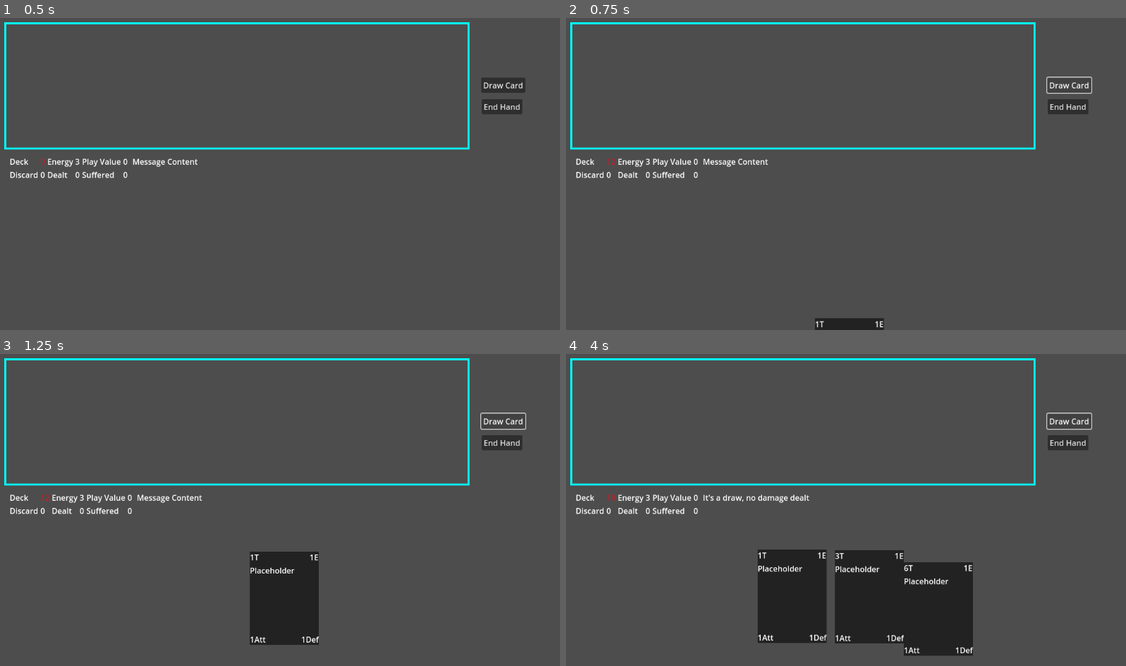
Above: before the commit, frames 1-4 (two rows, left to right).
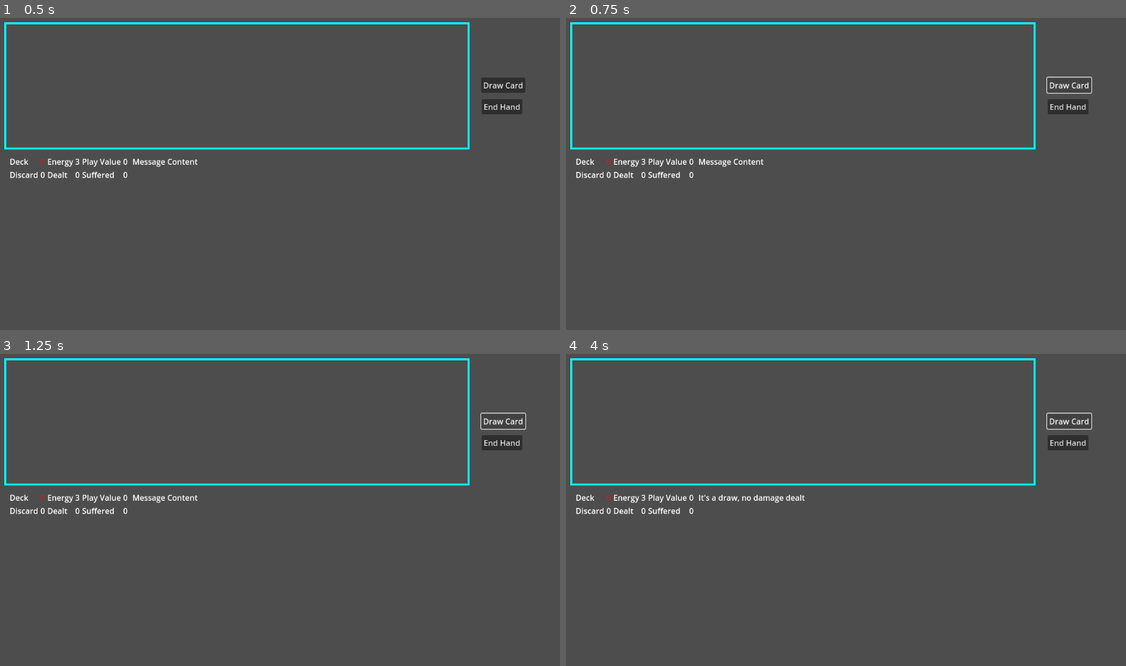
Above: after the commit, the same moments.

Repository: TicklesTheBrain/CardBuilder
Game: Godot game, scene res://game.tscn
Same seed, same stepped clock (60 frames per second), same inputs: the game is played once before the commit and once after it.
Inputs:
- Up to frame 1 (0.5 s): no input
- Up to frame 2 (0.75 s): click "Draw Card" at 0.5 s
- Up to frame 3 (1.25 s): no input
- Up to frame 4 (4 s): click "End Hand" at 1.25 s; click "Draw Card" at 2 s; click "End Hand" at 2.75 s; click "Draw Card" at 3.5 s

Frame 1 is identical in both runs. In frame 2, 1.0% of the frame differs, in the area x 7-57%, y 45-100%; in frame 3, 4.2%; in frame 4, 11%, in the area x 7-73%, y 45-97%.
Error after the commit: Cannot call method 'duplicate' on a null value. (res://cardAbstractions/deckManager.gd:10)

Commit message:
middle of refactor

Diff:
--- a/cardAbstractions/cardContainer.gd
+++ b/cardAbstractions/cardContainer.gd
@@ -7,6 +7,7 @@
 @export var feedContainer: CardContainer
 @export var cardsNeedDisplays: bool
 @export var addTriggerType: PlayEffect.triggerType
+@export var modifiers: Array[ContainerModifier]
 
 signal cardAdded(card: CardData)
 signal cardRemoved(card: CardData)
@@ -21,6 +22,7 @@
 func addCard(cardToAdd: CardData) -> bool:
 	if not checkFull():
 		cards.push_back(cardToAdd)
+		cardToAdd.container = self
 		cardToAdd.triggerEffect(addTriggerType)
 		cardAdded.emit(cardToAdd)
 		return true
@@ -59,3 +61,10 @@
 	var cardToDraw = getTop()
 	removeCard(cardToDraw)
 	return cardToDraw
+
+func applyModifiers(type: CardParam.ParamType, card: CardData, value: int, ctxt: GameStateContext):
+	var currValue = value
+	for modifier in modifiers:
+		if modifier.type == type:
+			modifier.calculate(ctxt, currValue, card)
+	return currValue
--- a/cardAbstractions/cardData.gd
+++ b/cardAbstractions/cardData.gd
@@ -2,38 +2,34 @@
 class_name CardData
 
 @export var cardTitle: String
-@export var value: int
+@export var value: CardParam
 @export var type: String
-@export var cost: int
+@export var cost: CardParam
 @export var cardText: String
 @export var stats: StatData
 
 @export var onPlayEffects: Array[PlayEffect] = []
-@export var modifiers: Array[CardModifier] = []
 
+var container: CardContainer
 var context: GameStateContext
 
 func getValue():
-    return value
+	return value
 
 func getCost():
-    var returnCost = cost
-    updateContext()
-    for modifier in modifiers:
-        if is_instance_of(modifier, CostModifier):
-            context.modifiableValue = returnCost
-            returnCost = modifier.calculateCost(context)
+	updateContext()
+	return cost.getValue(context, self)
 
 func receiveContext(ctxt: GameStateContext):
-    context = ctxt
+	context = ctxt
 
 func updateContext():
-    Events.requestContext.emit(self)
+	Events.requestContext.emit(self)
 
 func triggerEffect(typeToTrigger: PlayEffect.triggerType):
-    match typeToTrigger:
-        PlayEffect.triggerType.PLAY:
-            for ef in onPlayEffects:
-                updateContext()
-                context.actingCard = self
-                ef.trigger(context)
+	match typeToTrigger:
+		PlayEffect.triggerType.PLAY:
+			for ef in onPlayEffects:
+				updateContext()
+				context.actingCard = self
+				ef.trigger(context)
--- a/cardAbstractions/cardModifier.gd
+++ /dev/null
@@ -1,6 +0,0 @@
-extends Resource
-class_name CardModifier
-var active: bool = true
-
-func makeInactive():
-    active = false
--- /dev/null
+++ b/cardAbstractions/cardParam.gd
@@ -0,0 +1,11 @@
+extends Resource
+class_name CardParam
+
+enum ParamType {COST, VALUE}
+
+@export var ogValue: int = 0
+@export var type: ParamType
+
+func getValue(ctxt: GameStateContext, card: CardData):
+    var containerModified = card.container.applyModifiers(type, card, ogValue, ctxt)
+    return containerModified
--- /dev/null
+++ b/cardAbstractions/containerModifier.gd
@@ -0,0 +1,27 @@
+extends Resource
+class_name ContainerModifier
+
+@export var inEffect: bool = true
+
+var active: bool:
+    get:
+        if inEffect:
+            var deactivators = timingChecks.filter(func(check): return check.type == TimingCheck.CheckType.DEACTIVATOR)
+            return not deactivators.any(func(deac): return deac.turnOff == true)
+        else:
+            var activators = timingChecks.filter(func(check): return check.type == TimingCheck.CheckType.ACTIVATOR)
+            if activators.any(func(act): return act.turnOn == true):
+                inEffect = true
+                return true
+            return false
+
+var cleanMeUp: bool:
+    get:
+        if not inEffect:
+            return false
+        else:
+            if not active:
+                return true
+            return false
+
+@export var timingChecks: Array[TimingCheck] = []
--- a/cardAbstractions/costModifier.gd
+++ /dev/null
@@ -1,17 +0,0 @@
-extends CardModifier
-class_name CostModifier
-
-@export var capAtZero: bool = true
-
-func calculateCost(ctxt: GameStateContext) -> int:
-    if not active:
-        return ctxt.modifiableValue
-    var cost = calculateCost(ctxt)
-    if capAtZero:
-        return max(cost, 0)
-    else:
-        return cost
-
-func calculateCostSpecific(ctxt: GameStateContext) -> int:
-    print("this is a generic calculate cost function that was not overriden")
-    return ctxt.modifiableValue
--- a/cardAbstractions/deckManager.gd
+++ b/cardAbstractions/deckManager.gd
@@ -7,10 +7,10 @@
 	for empty in emptyCardArray:
 		for i in range(empty.amount):
 			var newCard = CardData.new()
-			newCard.value = empty.value
+			newCard.value = empty.value.duplicate()
 			newCard.type = empty.type
 			newCard.cardText = "Placeholder"
-			newCard.cost = empty.cost
+			newCard.cost = empty.cost.duplicate()
 			newCard.stats = StatData.new()
 			newCard.stats.attack = randi_range(1,2)
 			newCard.stats.defence = randi_range(0,1)
--- a/cardAbstractions/modifierCostFixed.gd
+++ b/cardAbstractions/modifierCostFixed.gd
@@ -1,8 +1,7 @@
-extends CostModifier
-class_name ModifierCostFixed
+extends ParamModifier
+class_name ModifierFixedChange
 
-@export var costShift: int = -1
+@export var shift: int = -1
 
-
-func calculateCost(ctxt: GameStateContext):
-    return ctxt.modifiableValue + costShift
+func calculateSpecific(_ctxt: GameStateContext, currValue: int, _card: CardData):
+    return currValue + shift
--- /dev/null
+++ b/cardAbstractions/paramModifier.gd
@@ -0,0 +1,18 @@
+extends ContainerModifier
+class_name ParamModifier
+
+@export var type: CardParam.ParamType
+@export var capAtZero: bool = true
+
+func calculate(ctxt: GameStateContext, currValue: int, card: CardData) -> int:
+    if not active:
+        return currValue
+    var cost = calculateSpecific(ctxt, currValue, card)
+    if capAtZero:
+        return max(cost, 0)
+    else:
+        return cost
+
+func calculateSpecific(_ctxt: GameStateContext, currValue: int, _card: CardData) -> int:
+    print("this is a generic calculate cost function that was not overriden")
+    return currValue
--- /dev/null
+++ b/cardAbstractions/timingCheck.gd
@@ -0,0 +1,37 @@
+extends Resource
+class_name TimingCheck
+
+enum CheckType {ACTIVATOR, DEACTIVATOR}
+
+var type: CheckType
+var turnOn: bool = false
+var turnOff: bool = false
+var counter: int = -1
+
+var excludeCard: CardData
+var containerSubject: CardContainer
+
+func decreaseCounter():
+	counter -= 1
+	if counter == 0:
+		match type:
+			CheckType.ACTIVATOR:
+				turnOn = true
+			CheckType.DEACTIVATOR:
+				turnOff = true
+
+func counterDecreaseOnCardPlayed(container: CardContainer, card: CardData):
+	if container != containerSubject:
+		return
+	if excludeCard and card == excludeCard:
+		return
+	decreaseCounter()
+
+func connectCardPlayed():
+	Events.cardAdded.connect(counterDecreaseOnCardPlayed)
+
+func connectTurnEnd():
+	Events.playerTurnEnd.connect(decreaseCounter)
+
+func connectTurnStart():
+	Events.playerTurnStart.connect(decreaseCounter)
--- a/events.gd
+++ b/events.gd
@@ -1,5 +1,7 @@
 extends Node
 
 signal requestContext(requestingObject)
-signal cardMoved(from: CardContainer, to: CardContainer, card: CardData)
+signal cardAdded(to: CardContainer, card: CardData)
+signal playerTurnStart()
+signal playerTurnEnd()
 signal newCardDisplayRequested(card: CardData)
--- a/game.gd
+++ b/game.gd
@@ -87,10 +87,10 @@
 	if playAreaManager.checkFull():
 		return
 
-	if card.cost > energy.amount:
+	if card.getCost() > energy.amount:
 		return
 
-	energy.amount -= card.cost
+	energy.amount -= card.getCost()
 
 	playAreaManager.addCard(card)
 	handManager.removeCard(card)
--- a/game.tscn
+++ b/game.tscn
@@ -28,7 +28,7 @@
 cost = 1
 cardText = ""
 onPlayEffects = Array[Resource("res://cardEffects/playEffect.gd")]([SubResource("Resource_0hun0")])
-modifiers = Array[Resource("res://cardAbstractions/cardModifier.gd")]([])
+
 
 [sub_resource type="Resource" id="Resource_gyifl"]
 script = ExtResource("4_eueqm")
@@ -45,7 +45,7 @@
 cost = 1
 cardText = ""
 onPlayEffects = Array[Resource("res://cardEffects/playEffect.gd")]([SubResource("Resource_gyifl")])
-modifiers = Array[Resource("res://cardAbstractions/cardModifier.gd")]([])
+
 
 [sub_resource type="Resource" id="Resource_55yta"]
 script = ExtResource("4_eueqm")
@@ -62,7 +62,7 @@
 cost = 1
 cardText = ""
 onPlayEffects = Array[Resource("res://cardEffects/playEffect.gd")]([SubResource("Resource_55yta")])
-modifiers = Array[Resource("res://cardAbstractions/cardModifier.gd")]([])
+
 
 [sub_resource type="Resource" id="Resource_6qdfj"]
 script = ExtResource("4_eueqm")
@@ -79,7 +79,7 @@
 cost = 1
 cardText = ""
 onPlayEffects = Array[Resource("res://cardEffects/playEffect.gd")]([SubResource("Resource_6qdfj")])
-modifiers = Array[Resource("res://cardAbstractions/cardModifier.gd")]([])
+
 
 [sub_resource type="Resource" id="Resource_ientq"]
 script = ExtResource("4_eueqm")
@@ -96,7 +96,7 @@
 cost = 1
 cardText = ""
 onPlayEffects = Array[Resource("res://cardEffects/playEffect.gd")]([SubResource("Resource_ientq")])
-modifiers = Array[Resource("res://cardAbstractions/cardModifier.gd")]([])
+
 
 [sub_resource type="Resource" id="Resource_lv74b"]
 script = ExtResource("4_eueqm")
@@ -113,7 +113,7 @@
 cost = 1
 cardText = ""
 onPlayEffects = Array[Resource("res://cardEffects/playEffect.gd")]([SubResource("Resource_lv74b")])
-modifiers = Array[Resource("res://cardAbstractions/cardModifier.gd")]([])
+
 
 [sub_resource type="Resource" id="Resource_vh0jh"]
 script = ExtResource("5_fj00f")
@@ -124,7 +124,7 @@
 cost = 1
 cardText = ""
 onPlayEffects = Array[Resource("res://cardEffects/playEffect.gd")]([])
-modifiers = Array[Resource("res://cardAbstractions/cardModifier.gd")]([])
+
 
 [sub_resource type="Resource" id="Resource_3f51c"]
 script = ExtResource("5_fj00f")
@@ -135,7 +135,7 @@
 cost = 1
 cardText = ""
 onPlayEffects = Array[Resource("res://cardEffects/playEffect.gd")]([])
-modifiers = Array[Resource("res://cardAbstractions/cardModifier.gd")]([])
+
 
 [sub_resource type="Resource" id="Resource_o8fa0"]
 script = ExtResource("5_fj00f")
@@ -146,7 +146,7 @@
 cost = 1
 cardText = ""
 onPlayEffects = Array[Resource("res://cardEffects/playEffect.gd")]([])
-modifiers = Array[Resource("res://cardAbstractions/cardModifier.gd")]([])
+
 
 [sub_resource type="Resource" id="Resource_8srd1"]
 script = ExtResource("5_fj00f")
@@ -157,7 +157,7 @@
 cost = 1
 cardText = ""
 onPlayEffects = Array[Resource("res://cardEffects/playEffect.gd")]([])
-modifiers = Array[Resource("res://cardAbstractions/cardModifier.gd")]([])
+
 
 [sub_resource type="RectangleShape2D" id="RectangleShape2D_625ey"]
 size = Vector2(947, 256.5)
--- a/project.godot
+++ b/project.godot
@@ -18,6 +18,7 @@
 [autoload]
 
 Events="*res://events.gd"
+TcFactory="*res://tc_factory.gd"
 
 [rendering]
 
--- /dev/null
+++ b/tc_factory.gd
@@ -0,0 +1,19 @@
+extends Node
+
+enum EventType {TURN_START, TURN_END, CARD_ADD}
+
+func createTC(type: TimingCheck.CheckType, counter: int, event: EventType, card: CardData = null , container: CardContainer = null):
+	var newTC = TimingCheck.new()
+	newTC.type = type
+	newTC.counter = counter
+	match event:
+		EventType.TURN_START:
+			newTC.connectTurnStart()
+		EventType.TURN_END:
+			newTC.connectTurnEnd()
+		EventType.CARD_ADD:
+			newTC.connectCardPlayed()
+			newTC.excludeCard = card
+			newTC.containerSubject = container
+
+	return newTC
